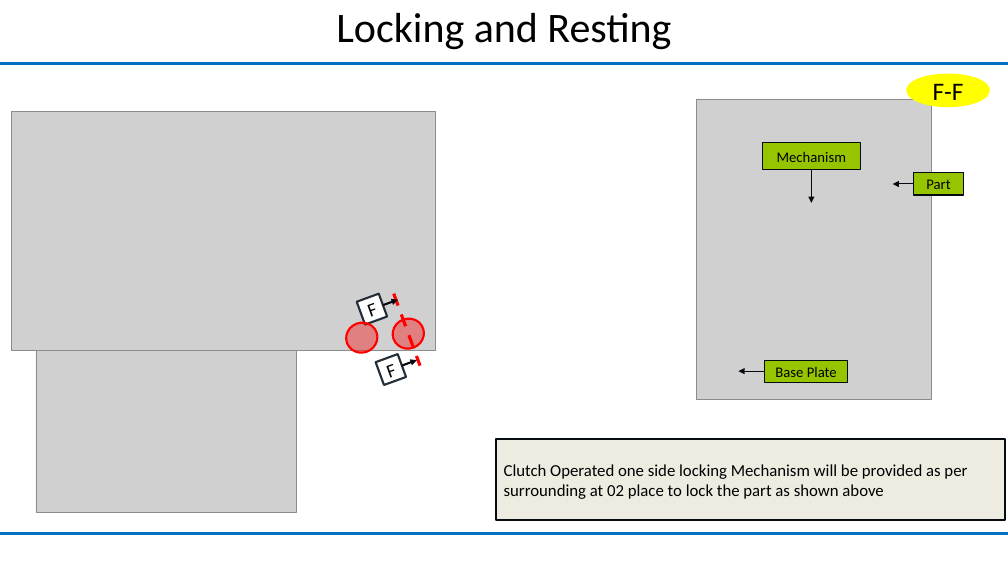
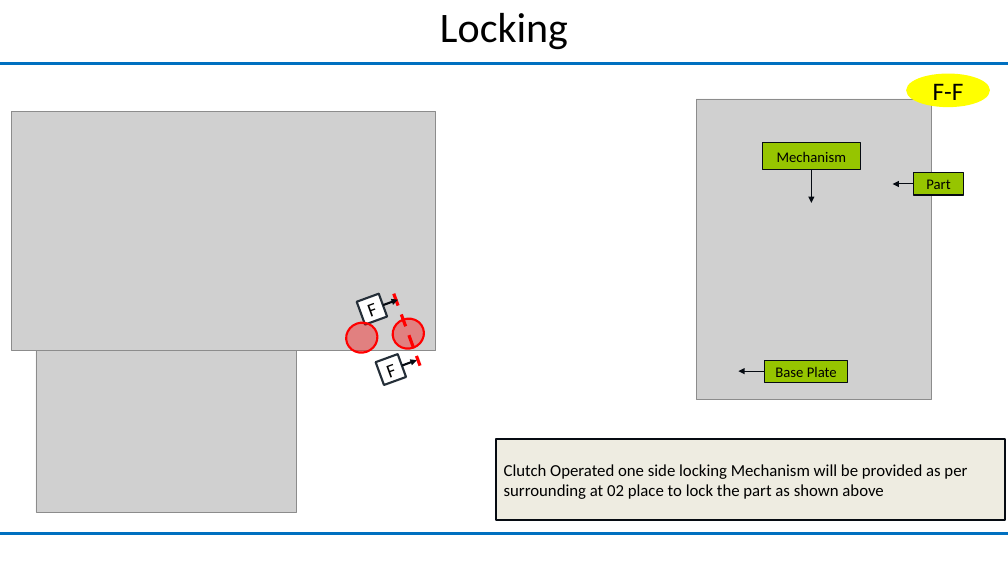
Before and after one commit to Akki22091/All_Designs, a slide deck: slide 9 of MG_Fixtures/YXA/Concept/Guard_Assy.RR Fender_Splash_R.pptx. Drawn at 1008x567 pixels with LibreOffice and Linux fonts; fonts in the diff are those of the drawing; grey boxes stand for pictures. Boxes give left, top, right and bottom in pixels: in the first picture for what was removed or moved away, otherwise in the second. Text is boxed around its words. In the diff, an @@ line names an element or a change of style, - is before the commit and + after.

```diff
--- a/MG_Fixtures/YXA/Concept/Guard_Assy.RR Fender_Splash_R.pptx
+++ b/MG_Fixtures/YXA/Concept/Guard_Assy.RR Fender_Splash_R.pptx
@@ text at box(440, 13, 568, 50): text changed @@
-Locking and Resting
+Locking
```
Also in this commit, not shown: 3 other slides changed.
